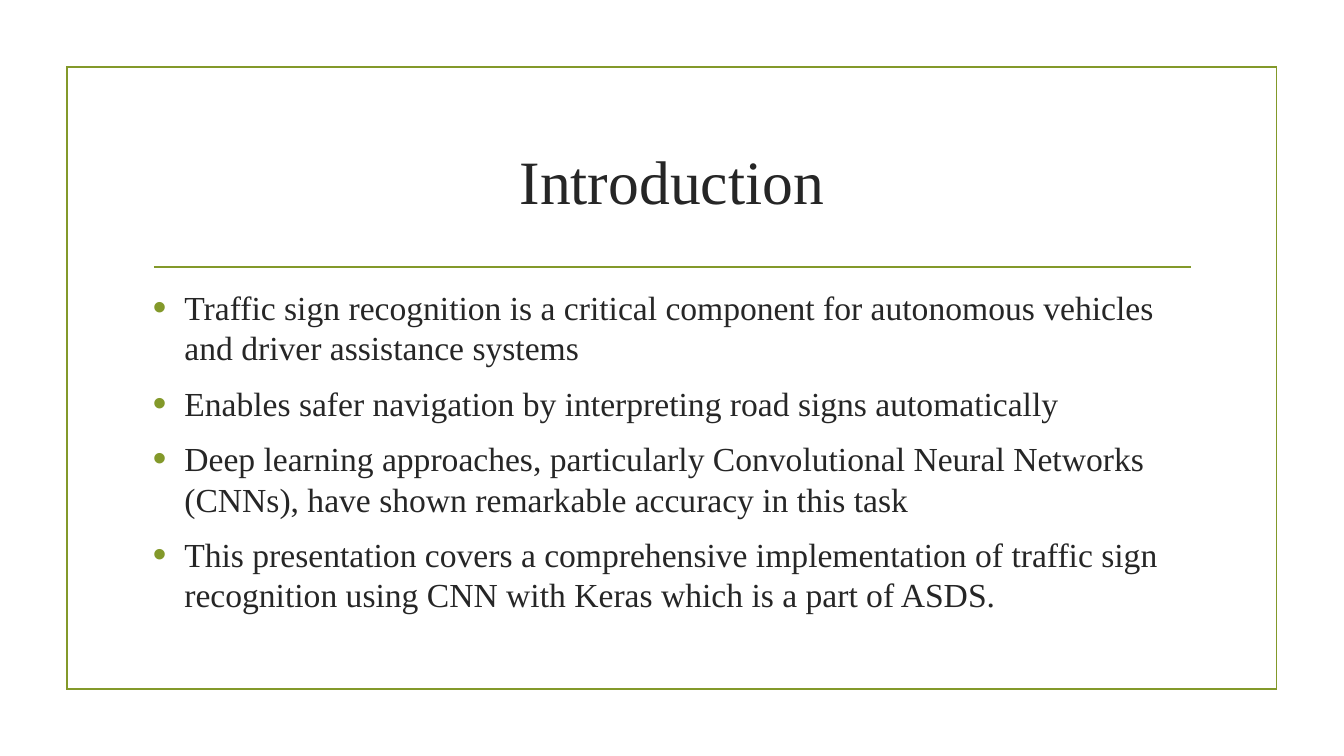
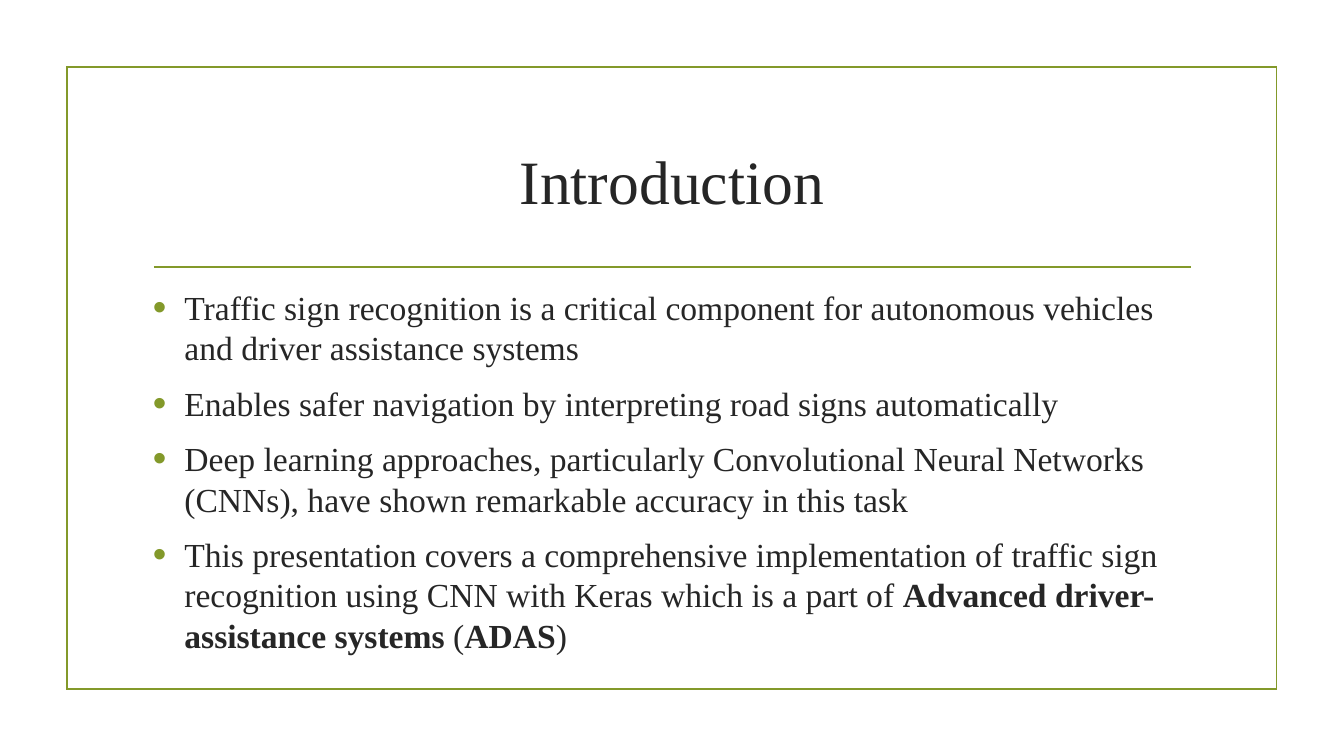
Before and after one commit to tonmoyislam250/TrafficCNN, a slide deck: slide 2 of present/Traffic.pptx. Drawn at 1344x756 pixels with LibreOffice and Linux fonts; fonts in the diff are those of the drawing; background and template pictures are left out. Boxes give left, top, right and bottom in pixels: in the first picture for what was removed or moved away, otherwise in the second. Text is boxed around its words. In the diff, an @@ line names an element or a change of style, - is before the commit and + after.

```diff
--- a/present/Traffic.pptx
+++ b/present/Traffic.pptx
@@ text at bbox=[184, 543, 1157, 654]: text changed @@
-• This presentation covers a comprehensive implementation of traffic sign recognition using CNN with Keras which is a part of ASDS.
+• This presentation covers a comprehensive implementation of traffic sign recognition using CNN with Keras which is a part of Advanced driver-assistance systems (ADAS)
```
Also in this commit, not shown: 11 other files.
